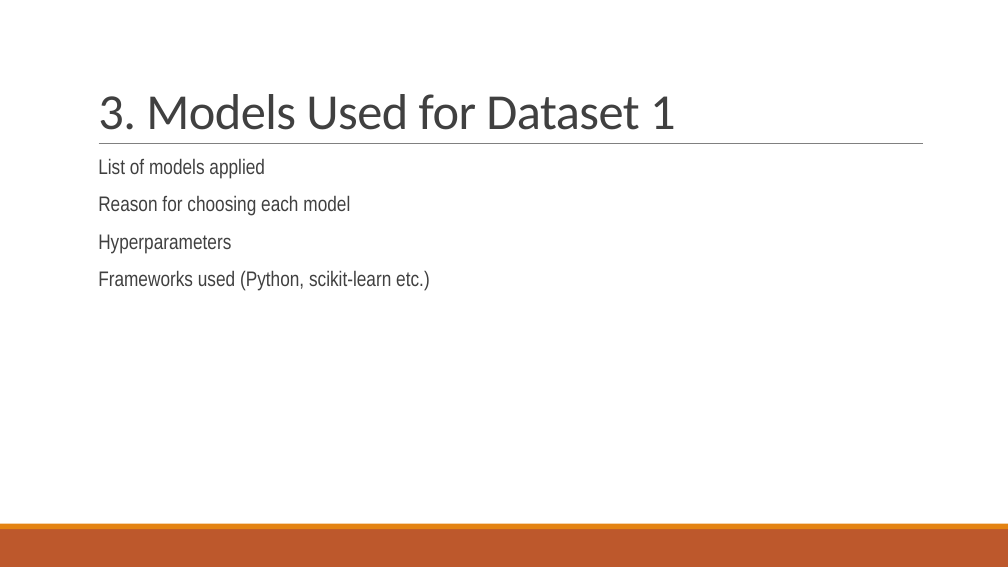
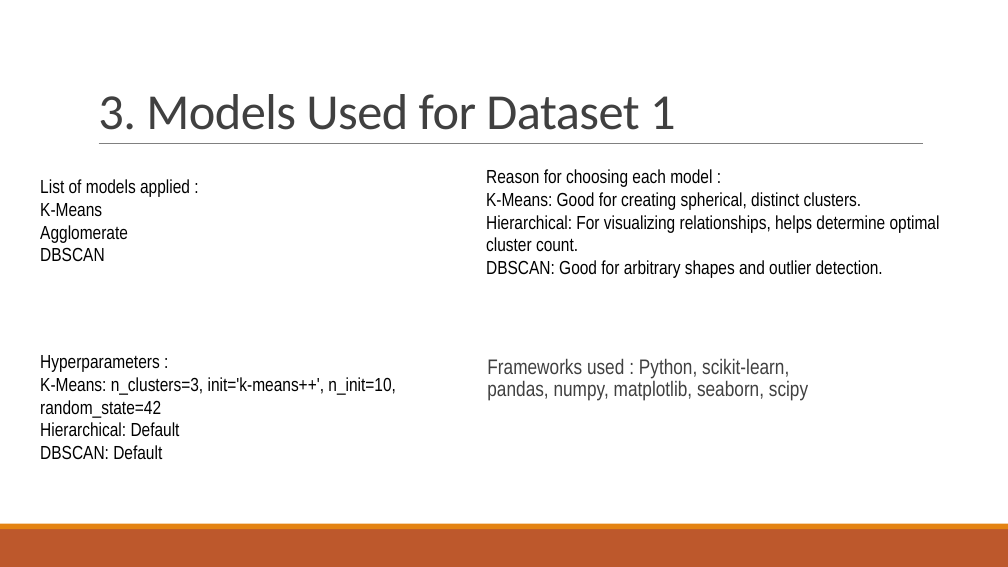
Before and after one commit to akay6483/mmml-ecommerce, a slide deck: slide 9 of docs/23CSE301_A8.pptx. Drawn at 1008x567 pixels with LibreOffice and Linux fonts; fonts in the diff are those of the drawing; background and template pictures are left out. Boxes give left, top, right and bottom in pixels: in the first picture for what was removed or moved away, otherwise in the second. Text is boxed around its words. In the diff, an @@ line names an element or a change of style, - is before the commit and + after.

```diff
--- a/docs/23CSE301_A8.pptx
+++ b/docs/23CSE301_A8.pptx
@@ text added at (40, 179, 190, 261), 18 pt, text #000000 @@
+List of models applied :
+K-Means
+Agglomerate
+DBSCAN
@@ text added at (486, 169, 940, 278), 18 pt, text #000000 @@
+Reason for choosing each model :
+K-Means: Good for creating spherical, distinct clusters.
+Hierarchical: For visualizing relationships, helps determine optimal cluster count.
+DBSCAN: Good for arbitrary shapes and outlier detection.
@@ text added at (40, 355, 396, 459), 18 pt, text #000000 @@
+Hyperparameters :
+K-Means: n_clusters=3, init='k-means++', n_init=10, random_state=42
+Hierarchical: Default
+DBSCAN: Default
@@ text at (487, 358, 808, 401): text changed @@
-  List of models applied
-  Reason for choosing each model
-  Hyperparameters
-  Frameworks used (Python, scikit-learn etc.)
+Frameworks used : Python, scikit-learn, pandas, numpy, matplotlib, seaborn, scipy
```
Also in this commit, not shown: 5 other slides changed, 1 other file.
